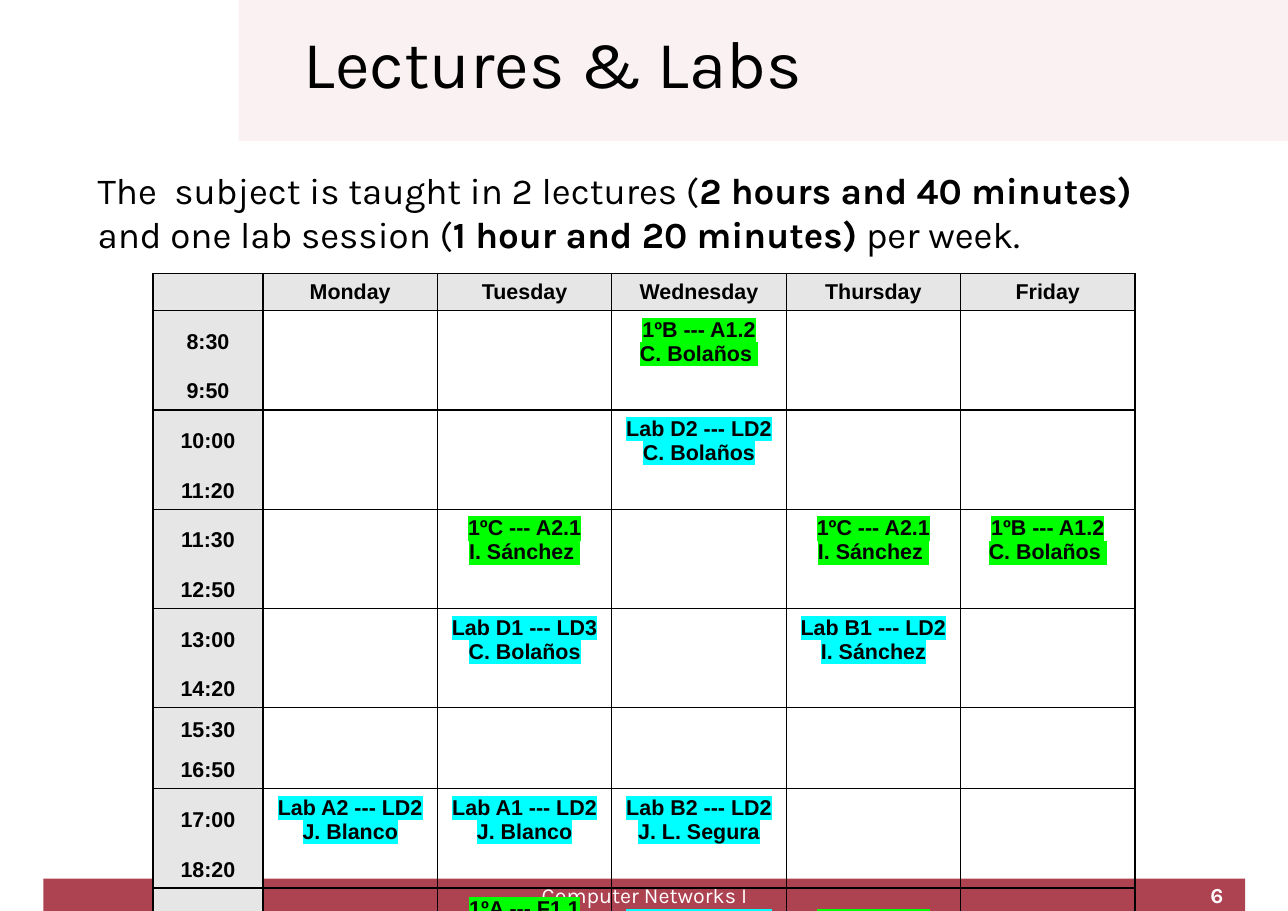
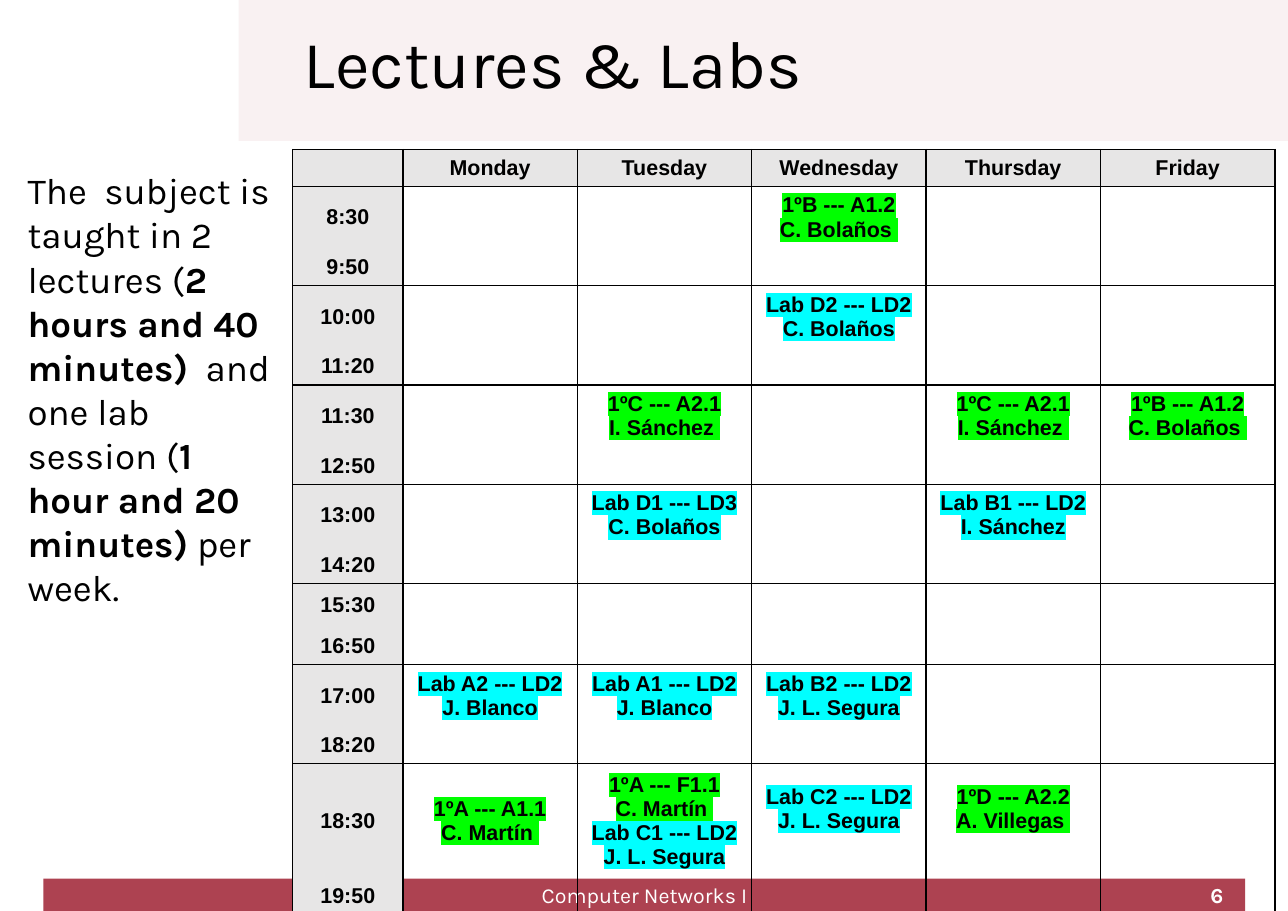
Before and after one commit to cletomartin/redes1, a slide deck: slide 6 of slides/presentation.odp. Drawn at 1288x911 pixels with LibreOffice and Linux fonts; fonts in the diff are those of the drawing; background and template pictures are left out. Boxes give left, top, right and bottom in pixels: in the first picture for what was removed or moved away, otherwise in the second. Text is boxed around its words. In the diff, an @@ line names an element or a change of style, - is before the commit and + after.

```diff
--- a/slides/presentation.odp
+++ b/slides/presentation.odp
@@ text "The subject is taught in ..." rewrapped from bbox=[98, 176, 1132, 257] to bbox=[28, 178, 270, 602] @@
@@ table: place and size @@
-table at bbox=[153, 274, 1134, 882]
+table at bbox=[293, 150, 1274, 907]
```
Also in this commit, not shown: 3 other slides changed, 2 slides added, 1 other file.
